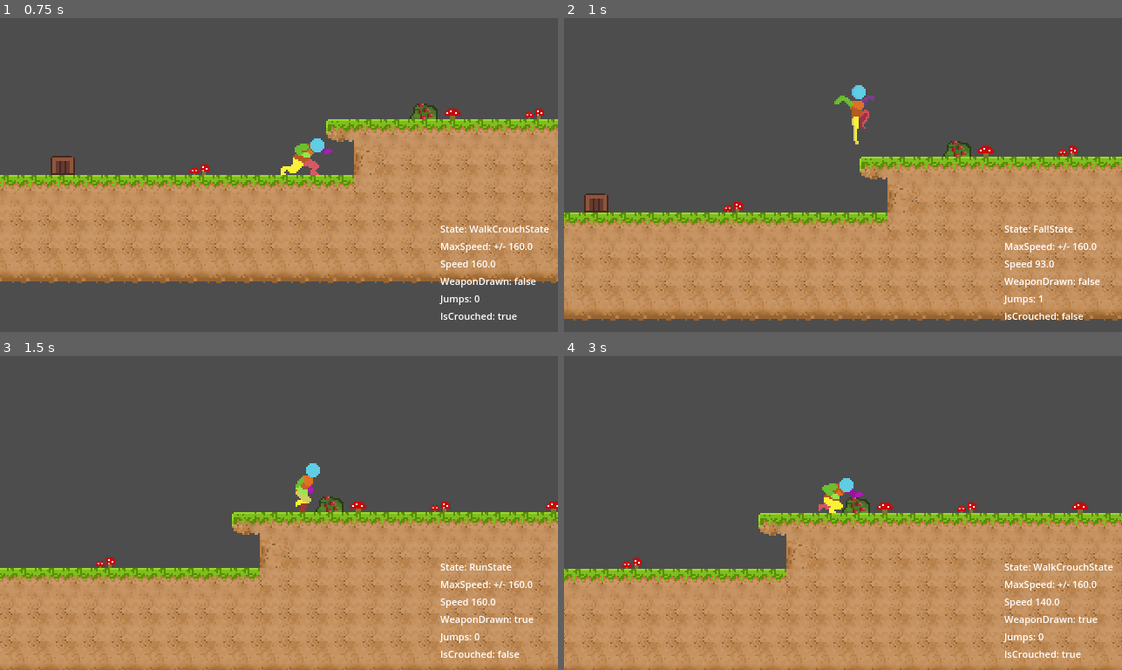
Above: before the commit, frames 1-4 (two rows, left to right).
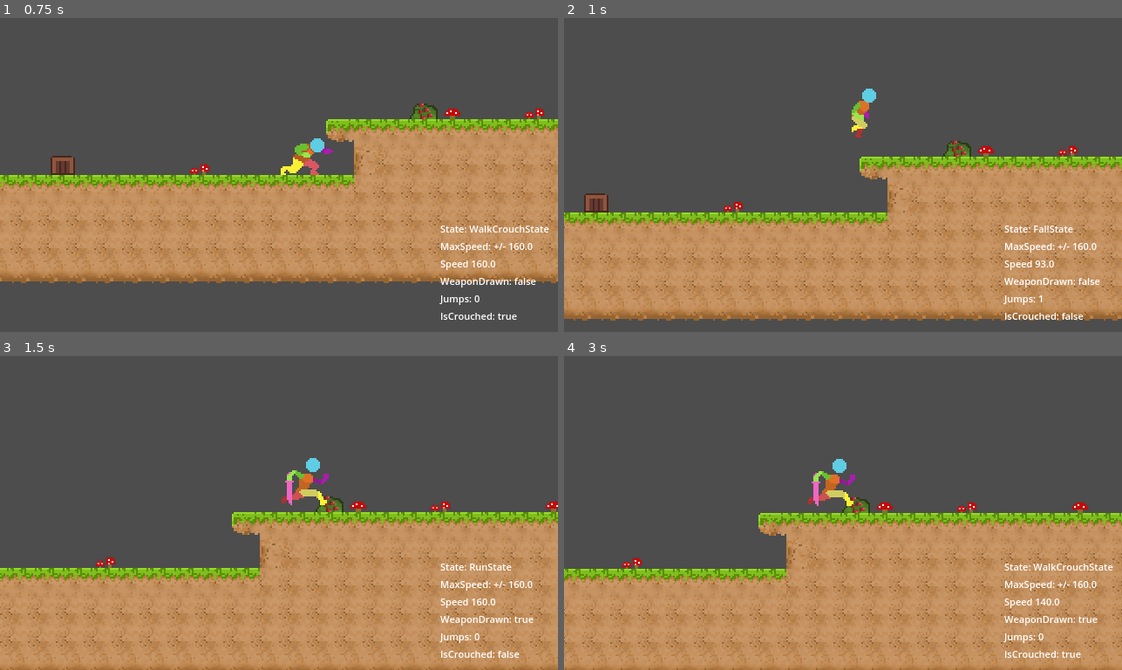
Above: after the commit, the same moments.

Repository: deanblackborough/godot-platformer
Game: Godot game, scene res://Scenes/Game.tscn
The game is run twice, just before and just after one commit, with the same random seed, the same clock (stepped at 60 frames per second) and the same inputs.
Inputs:
- Up to frame 1 (0.75 s): hold D (moveRight) from 0.53 s (still down); hold C (crouch) from 0.53 s (still down)
- Up to frame 2 (1 s): keep holding D (moveRight); keep holding C (crouch); tap Space (jump) at 0.77 s; tap G (toggleWeapon) at 0.8 s
- Up to frame 3 (1.5 s): keep holding D (moveRight); release C (crouch) at 1.28 s; tap G (toggleWeapon) at 1.35 s
- Up to frame 4 (3 s): tap Space (jump) at 1.52 s; tap C (crouch) at 1.55 s; release D (moveRight) at 2.03 s; hold A (moveLeft) 2.03-2.78 s; hold C (crouch) 2.03-2.78 s; tap G (toggleWeapon) at 2.3, 2.85 s; hold D (moveRight) from 2.78 s (still down)

Frame 1 is identical in both runs. In frame 2, 0.5% of the frame differs, in the area x 48-56%, y 21-41%; in frame 3, 0.6%; in frame 4, 0.8%, in the area x 43-54%, y 32-50%.

Commit message:
Weapon drawn not toggling

Diff:
--- a/Scripts/Player/Player.gd
+++ b/Scripts/Player/Player.gd
@@ -33,6 +33,7 @@
 var is_crouched: bool = false
 
 signal is_crouched_changed(new_value: bool)
+signal is_weapon_drawn_changed(new_value: bool)
 
 @onready var state_machine: StateMachine = $StateMachine
 @onready var animation_player: AnimationPlayer = $AnimationPlayer
@@ -71,12 +72,15 @@
 		if new_value != is_crouched:
 			is_crouched = new_value
 			is_crouched_changed.emit(is_crouched)
-			print("Is Crouched set to " + str(is_crouched))
+			print("Is crouched set to " + str(is_crouched))
 
 	if Input.is_action_pressed("toggleWeapon"):
-		weapon_drawn = !weapon_drawn
+		var new_value := !weapon_drawn
 
-		print("Weapon drawn set " + str(is_crouched))
+		if new_value != weapon_drawn:
+			weapon_drawn = new_value
+			is_weapon_drawn_changed.emit(weapon_drawn)
+			print("Weapon drawn set " + str(weapon_drawn))
 
 func _process(delta: float):
 
--- a/Scripts/Player/States/IdleState.gd
+++ b/Scripts/Player/States/IdleState.gd
@@ -9,6 +9,7 @@
 	super.enter(_player)
 
 	player.is_crouched_changed.connect(_on_is_crouch_changed)
+	player.is_weapon_drawn_changed.connect(_on_is_weapon_drawn_changed)
 
 	player.velocity.x = 0
 
@@ -20,8 +21,13 @@
 		player.state_machine.change_state("IdleCrouchState")
 		return
 
+func _on_is_weapon_drawn_changed(new_value: bool):
+	player.play_animation("idle", player.weapon_drawn)
+	return
+
 func exit():
 	player.is_crouched_changed.disconnect(_on_is_crouch_changed)
+	player.is_weapon_drawn_changed.disconnect(_on_is_weapon_drawn_changed)
 
 func process_update(_delta):
 
@@ -31,6 +37,8 @@
 
 	# same for other values and also don't compare to true/false
 	# just do if or if not
+
+	# Weapon switching is no longer working
 
 	var direction = Input.get_axis("moveLeft", "moveRight")
 
--- a/Scripts/Player/States/RunState.gd
+++ b/Scripts/Player/States/RunState.gd
@@ -9,6 +9,7 @@
 	super.enter(_player)
 
 	player.is_crouched_changed.connect(_on_is_crouch_changed)
+	player.is_weapon_drawn_changed.connect(_on_is_weapon_drawn_changed)
 
 	player.set_collision_shape(player.collision_shapes.STANDING)
 	player.play_animation("run", player.weapon_drawn)
@@ -17,6 +18,10 @@
 	if new_value == true:
 		player.state_machine.change_state("WalkCrouchState")
 		return
+
+func _on_is_weapon_drawn_changed(new_value: bool):
+	player.play_animation("run", player.weapon_drawn)
+	return
 
 func exit():
 	player.is_crouched_changed.disconnect(_on_is_crouch_changed)
Not shown, changed: README.md
